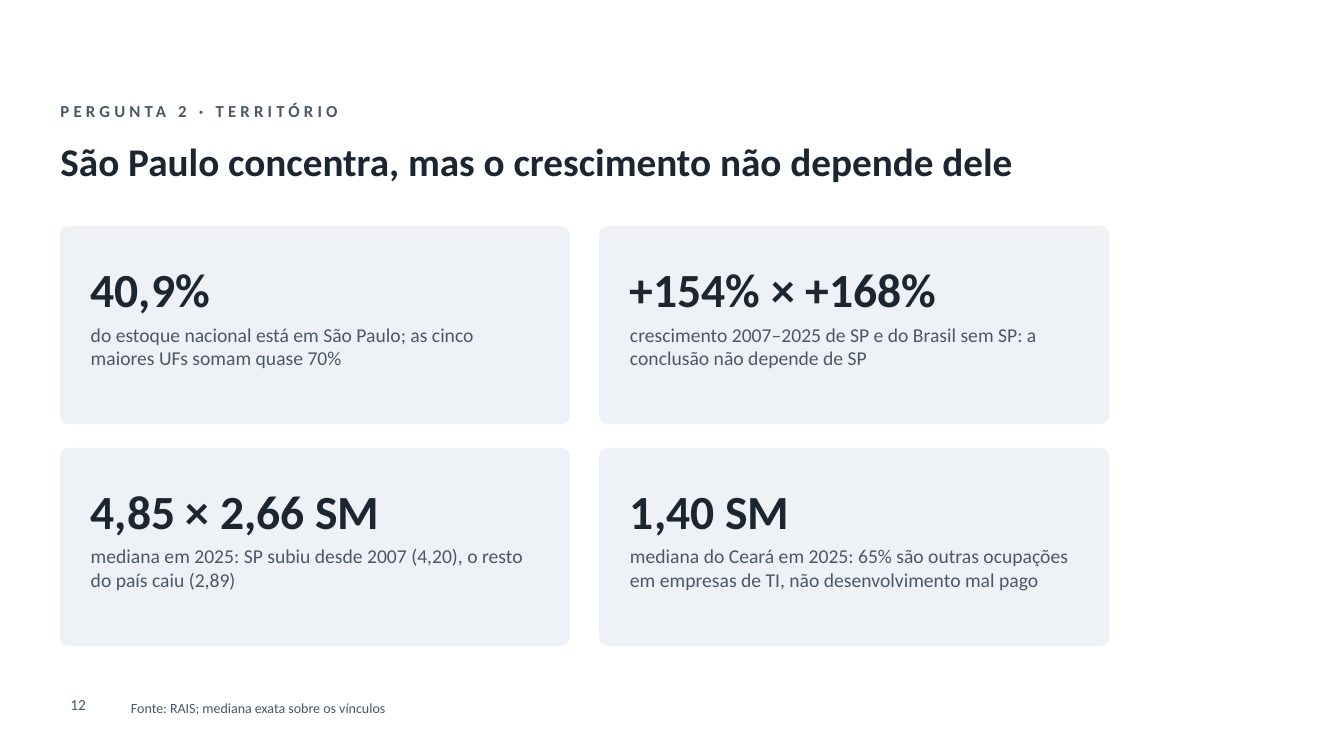
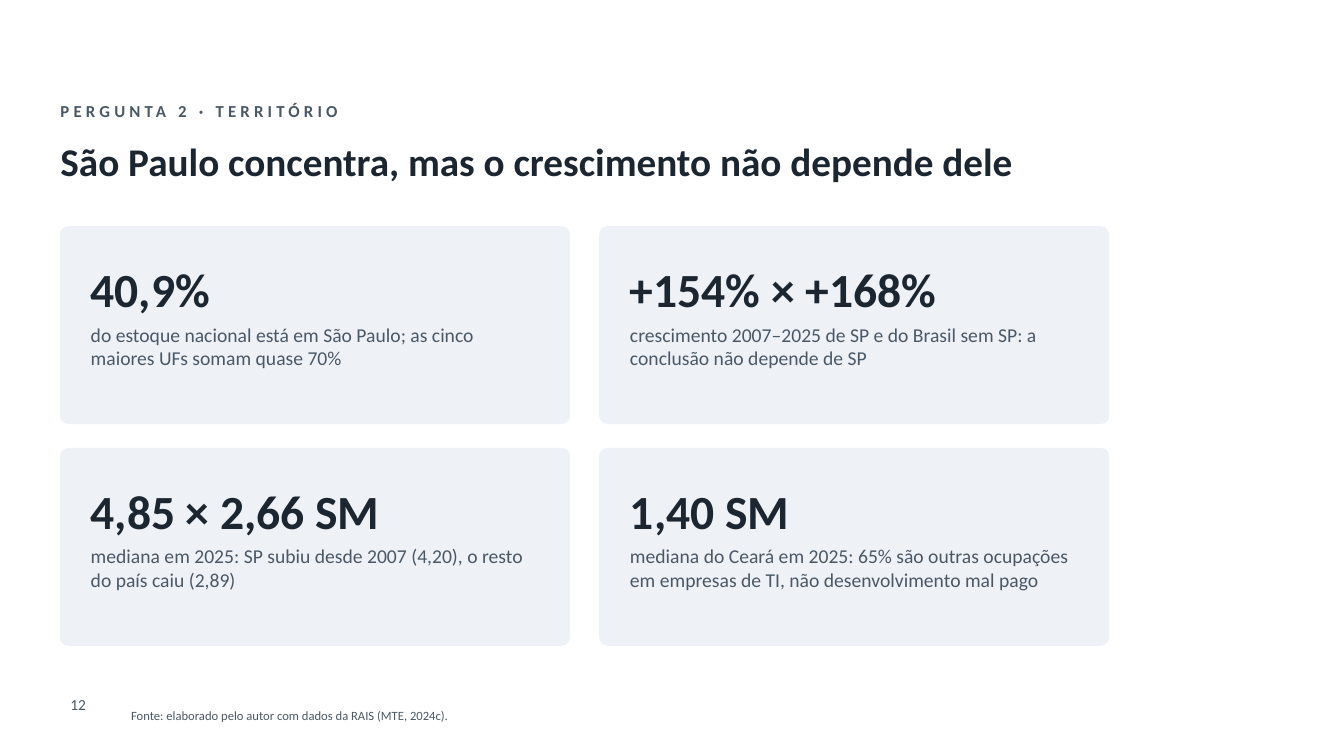
Before and after one commit to GianSE/mercadotech, a slide deck: slide 12 of apresentacao/apresentacao-tcc2.pptx. Drawn at 1344x756 pixels with LibreOffice and Linux fonts; fonts in the diff are those of the drawing; background and template pictures are left out. Boxes give left, top, right and bottom in pixels: in the first picture for what was removed or moved away, otherwise in the second. Text is boxed around its words. In the diff, an @@ line names an element or a change of style, - is before the commit and + after.

Commit message:
apresentacao: ABNT nos slides (fontes, citações e referências), falas mais naturais e mercadobrasil

```diff
--- a/apresentacao/apresentacao-tcc2.pptx
+++ b/apresentacao/apresentacao-tcc2.pptx
@@ text "Fonte: elaborado pelo autor com ..." at (131,711,448,722): vertical alignment middle to bottom @@
@@ text at (131,711,448,722): text changed; size 10 to 9 pt @@
-Fonte: RAIS; mediana exata sobre os vínculos
+Fonte: elaborado pelo autor com dados da RAIS (MTE, 2024c).
```
Also in this commit, not shown: 14 other slides changed, 1 slide added, 3 other files.
